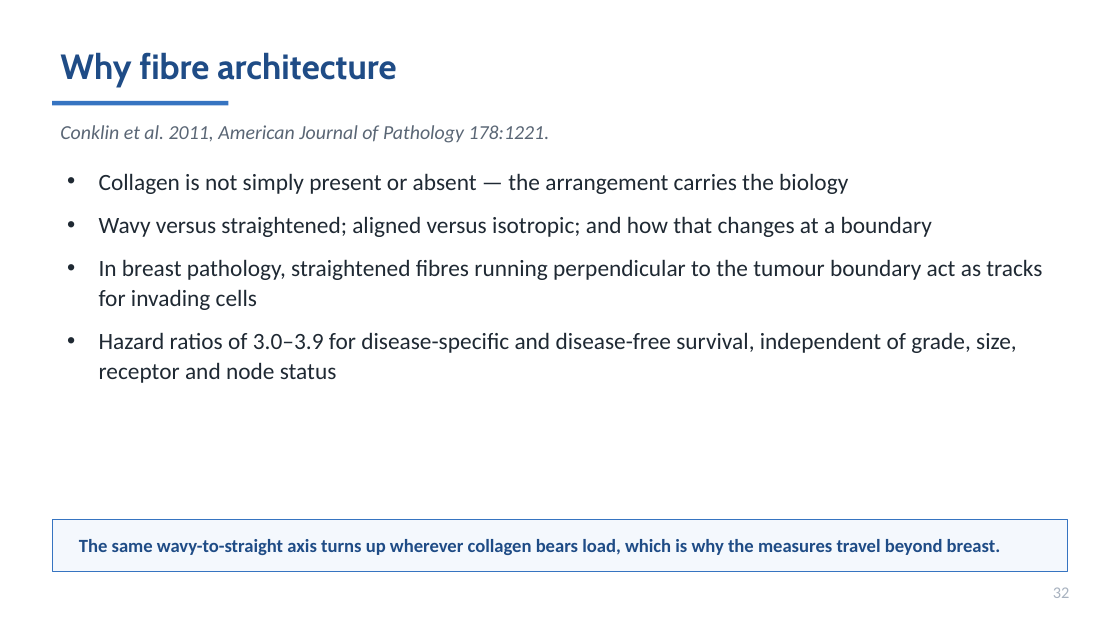
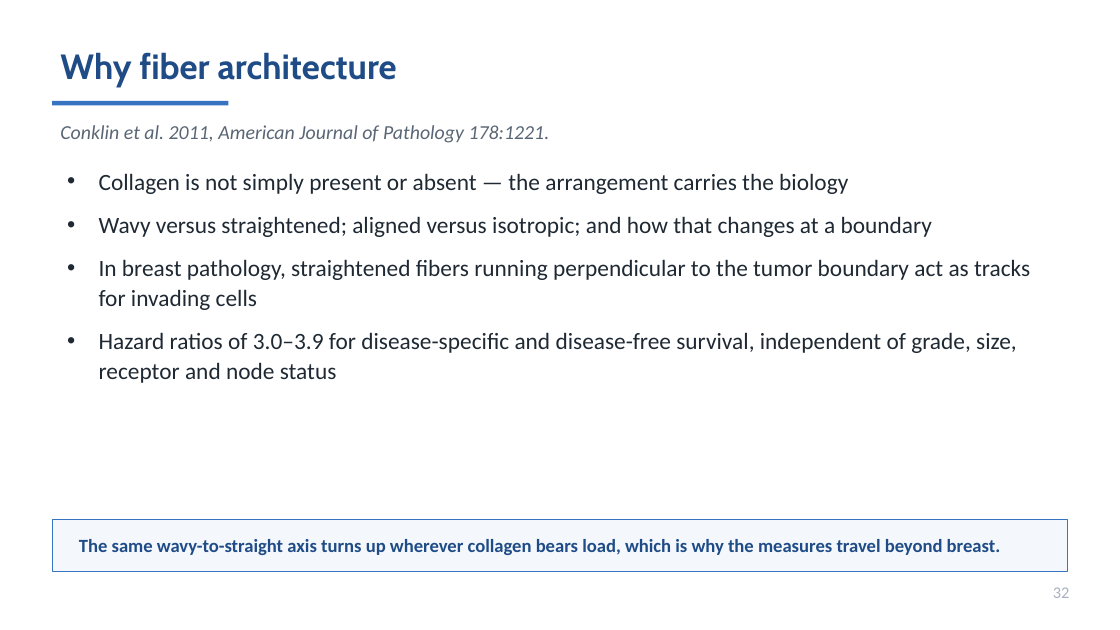
Before and after one commit to MichaelSNelson/BINA-I2K-2026-QuPath-Extensions, a slide deck: slide 32 of I2K_2026_QuPath_Extensions.pptx. Drawn at 1120x630 pixels with LibreOffice and Linux fonts; fonts in the diff are those of the drawing. Boxes give left, top, right and bottom in pixels: in the first picture for what was removed or moved away, otherwise in the second. Text is boxed around its words. In the diff, an @@ line names an element or a change of style, - is before the commit and + after.

```diff
--- a/I2K_2026_QuPath_Extensions.pptx
+++ b/I2K_2026_QuPath_Extensions.pptx
@@ text at [60,52,397,88]: text changed @@
-Why fibre architecture
+Why fiber architecture
@@ text at [99,259,1030,310]: text changed @@
-• In breast pathology, straightened fibres running perpendicular to the tumour boundary act as tracks for invading cells
+• In breast pathology, straightened fibers running perpendicular to the tumor boundary act as tracks for invading cells
```
Also in this commit, not shown: 18 other slides changed, 22 other files.
